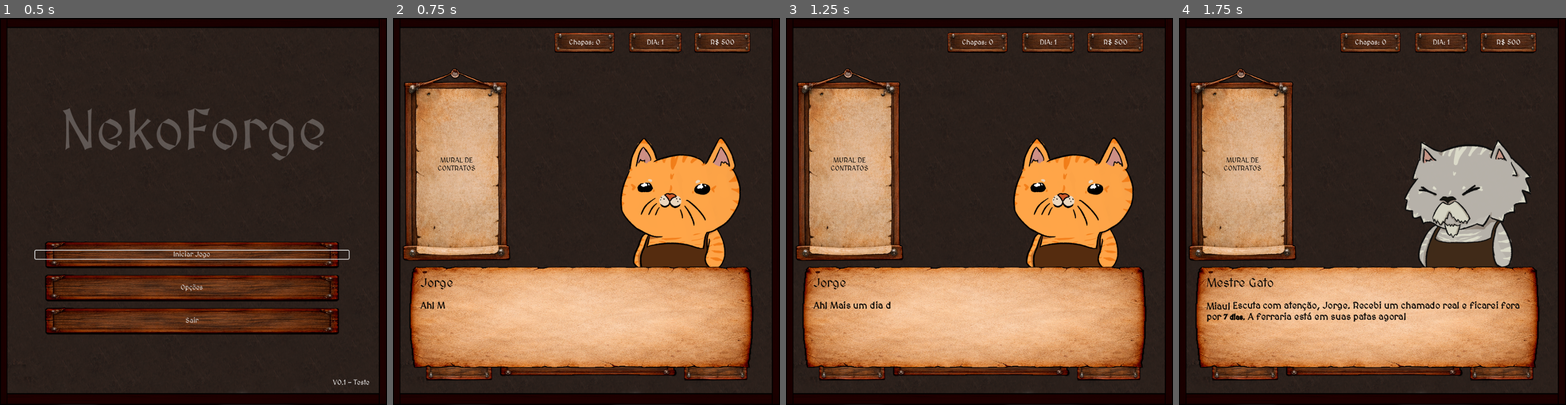
Above: before the commit, frames 1-4 (left to right).
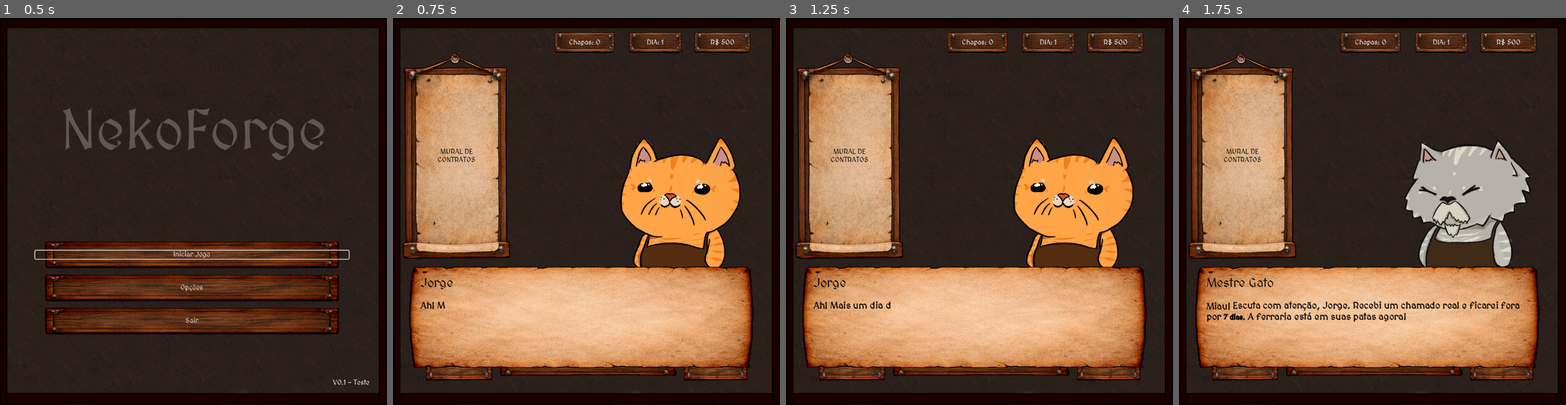
Above: after the commit, the same moments.

Repository: VitaumOS/Jogo_IC-Godot
Game: Godot game, scene res://scene/Telainicial.tscn
Two runs of this game, one before a commit and one after it. Both use one fixed random seed, a clock stepped at 60 frames per second and the inputs below.
Inputs (mouse positions are in pixels of both pictures, inside the frame that each line leads up to):
- Up to frame 1 (0.5 s): no input
- Up to frame 2 (0.75 s): click "Iniciar Jogo" at 0.5 s
- Up to frame 3 (1.25 s): no input
- Up to frame 4 (1.75 s): tap Enter (ui_accept) at 1.25, 1.52 s; move the mouse to (1457, 192) at 1.27 s; click (1457, 192) at 1.42 s

Frame 1 is identical in both runs. In frame 2, 3.8% of the frame differs, in the area x 2-31%, y 9-63%; in frame 3, 3.8%; in frame 4, 3.8%.

Commit message:
Breve mudança

Diff:
--- a/scene/Cena_1.tscn
+++ b/scene/Cena_1.tscn
@@ -103,6 +103,7 @@
 anchor_right = 0.062000003
 anchor_bottom = 1.4000001
 offset_left = 0.015999794
+offset_top = -38.800003
 offset_right = 870.016
 offset_bottom = 400.0
 
@@ -127,14 +128,14 @@
 layout_mode = 2
 size_flags_stretch_ratio = 0.0
 
-[node name="LadoDireito" type="VBoxContainer" parent="UI/Controle_Corpo/CorpoCentral" unique_id=2131989489]
+[node name="LadoDireito" type="HBoxContainer" parent="UI/Controle_Corpo/CorpoCentral" unique_id=1958655811]
 layout_mode = 2
 
 [node name="ScrollContainer" type="ScrollContainer" parent="UI/Controle_Corpo/CorpoCentral/LadoDireito" unique_id=763312148]
 custom_minimum_size = Vector2(650, 400)
 layout_mode = 2
 
-[node name="PadraoCorteSalvo" type="VBoxContainer" parent="UI/Controle_Corpo/CorpoCentral/LadoDireito/ScrollContainer" unique_id=33567406]
+[node name="PadraoCorteSalvo" type="HBoxContainer" parent="UI/Controle_Corpo/CorpoCentral/LadoDireito/ScrollContainer" unique_id=507703508]
 custom_minimum_size = Vector2(600, 400)
 layout_mode = 2
 theme_override_constants/separation = 57
--- a/scene/LinhaListaPadrao.tscn
+++ b/scene/LinhaListaPadrao.tscn
@@ -3,27 +3,36 @@
 [ext_resource type="Script" uid="uid://drbm1p0vl1sck" path="res://script/linhaListaPadrao.gd" id="1_4tggn"]
 [ext_resource type="PackedScene" uid="uid://7kv2da5w42t5" path="res://scene/Padrao_Corte.tscn" id="1_cvc00"]
 
-[node name="LinhaListaPadrao" type="HBoxContainer" unique_id=1823299021]
+[node name="LinhaListaPadrao" type="VBoxContainer" unique_id=282406503]
 offset_right = 598.0
 offset_bottom = 41.0
 theme_override_constants/separation = 4
 script = ExtResource("1_4tggn")
 
-[node name="EspaçadorVisual" type="MarginContainer" parent="." unique_id=838465071]
+[node name="EspaçadorVisual" type="Control" parent="." unique_id=890417992]
 layout_mode = 2
 
 [node name="Control" parent="EspaçadorVisual" unique_id=1343394717 instance=ExtResource("1_cvc00")]
 custom_minimum_size = Vector2(8.46, 0)
-layout_mode = 2
+layout_mode = 0
+anchors_preset = 0
+anchor_right = 0.0
+offset_left = 11.794918
+offset_top = 446.61902
+offset_right = 503.47864
+offset_bottom = 451.33246
+rotation = -1.5707964
+scale = Vector2(0.815, 0.815)
 
 [node name="Control" type="Control" parent="." unique_id=458382069]
 layout_mode = 2
 
 [node name="ControlesQuantidade" type="VBoxContainer" parent="Control" unique_id=1927556592]
 layout_mode = 0
-offset_left = 533.0
-offset_right = 586.0
-offset_bottom = 50.0
+offset_left = 5.0
+offset_top = 449.0
+offset_right = 58.0
+offset_bottom = 499.0
 alignment = 1
 
 [node name="lblTitulo" type="Label" parent="Control/ControlesQuantidade" unique_id=2009286401]
--- a/script/linhaListaPadrao.gd
+++ b/script/linhaListaPadrao.gd
@@ -1,4 +1,4 @@
-extends HBoxContainer
+extends VBoxContainer
 
 @onready var lbl_qtd = $Control/ControlesQuantidade/HBoxBotoes/lblQtd
 @onready var container_visualizador = $EspaçadorVisual/Control/Visualizador_Padrao
